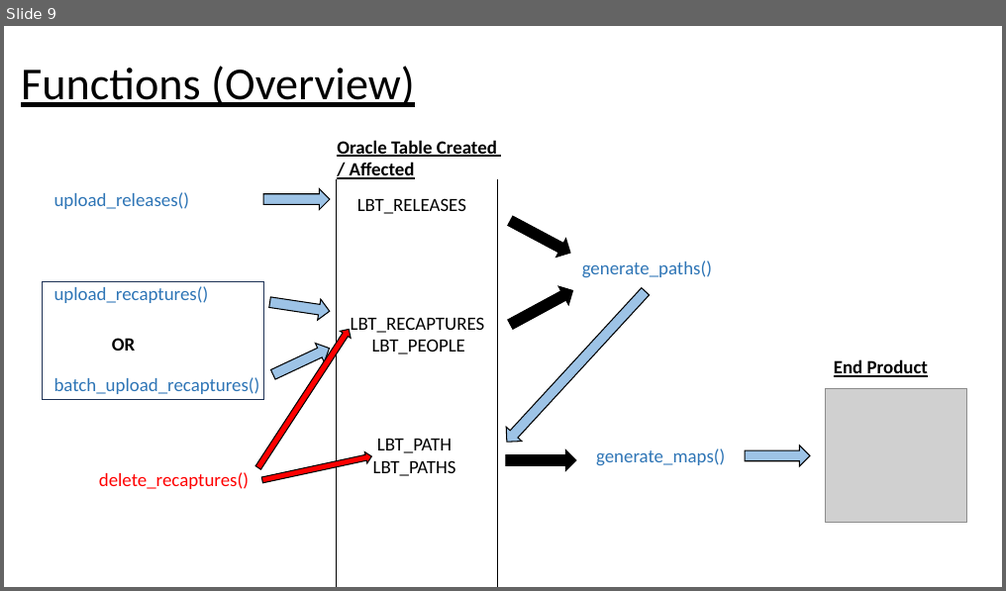
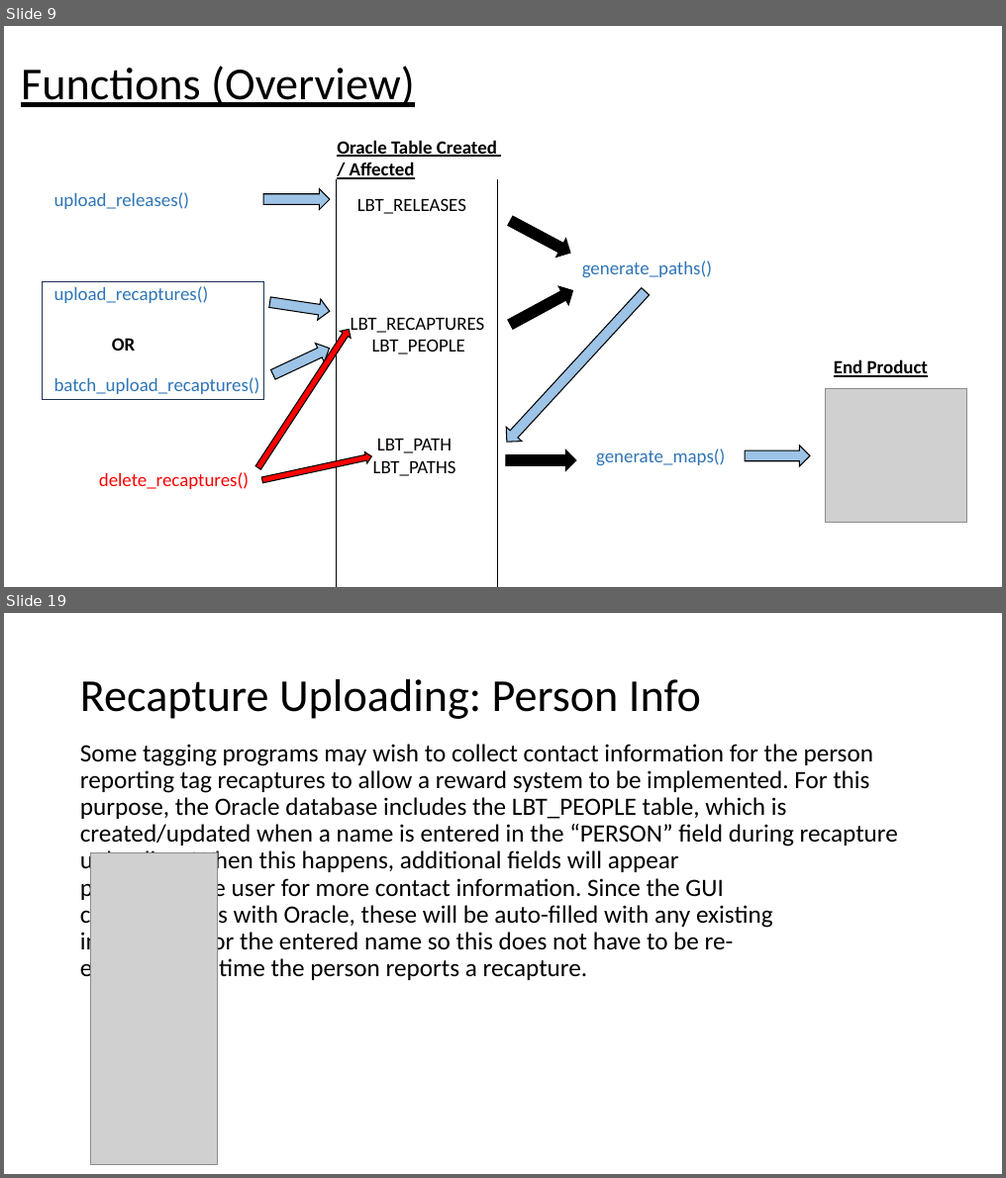
Before and after one commit to LobsterScience/LobTag2, a slide deck: app.files/user_guide.pptx. Shown one above the other, each under a label of ours: slide 9 before the commit, slides 9 and 19 after it; the slides between them are not shown. The pictures are 1006x591 and 1006x1178 pixels, drawn with LibreOffice and Linux fonts; fonts in the diff are those of the drawing; grey boxes stand for pictures. Boxes give left, top, right and bottom in pixels: in the first picture for what was removed or moved away, otherwise in the second. Text is boxed around its words. In the diff, an @@ line names an element or a change of style, - is before the commit and + after.

Commit message:
more slides added to user guide. Minor edits to generate_maps

```diff
--- a/app.files/user_guide.pptx
+++ b/app.files/user_guide.pptx
@@ slide 19 added at [4, 613, 1002, 1174], background #FFFFFF @@
@@ title added at [80, 679, 701, 719], 44 pt, text #000000 @@
+Recapture Uploading: Person Info
@@ text added at [80, 744, 898, 983], 24 pt, text #000000 @@
+Some tagging programs may wish to collect contact information for the person reporting tag recaptures to allow a reward system to be implemented. For this purpose, the Oracle database includes the LBT_PEOPLE table, which is created/updated when a name is entered in the “PERSON” field during recapture uploading. When this happens, additional fields will appear prompting the user for more contact information. Since the GUI communicates with Oracle, these will be auto-filled with any existing information for the entered name so this does not have to be re- entered each time the person reports a recapture.
@@ picture added at [90, 854, 217, 1165] @@
```
Also in this commit, not shown: 3 slides changed, 13 other slides added, 1 other file.
